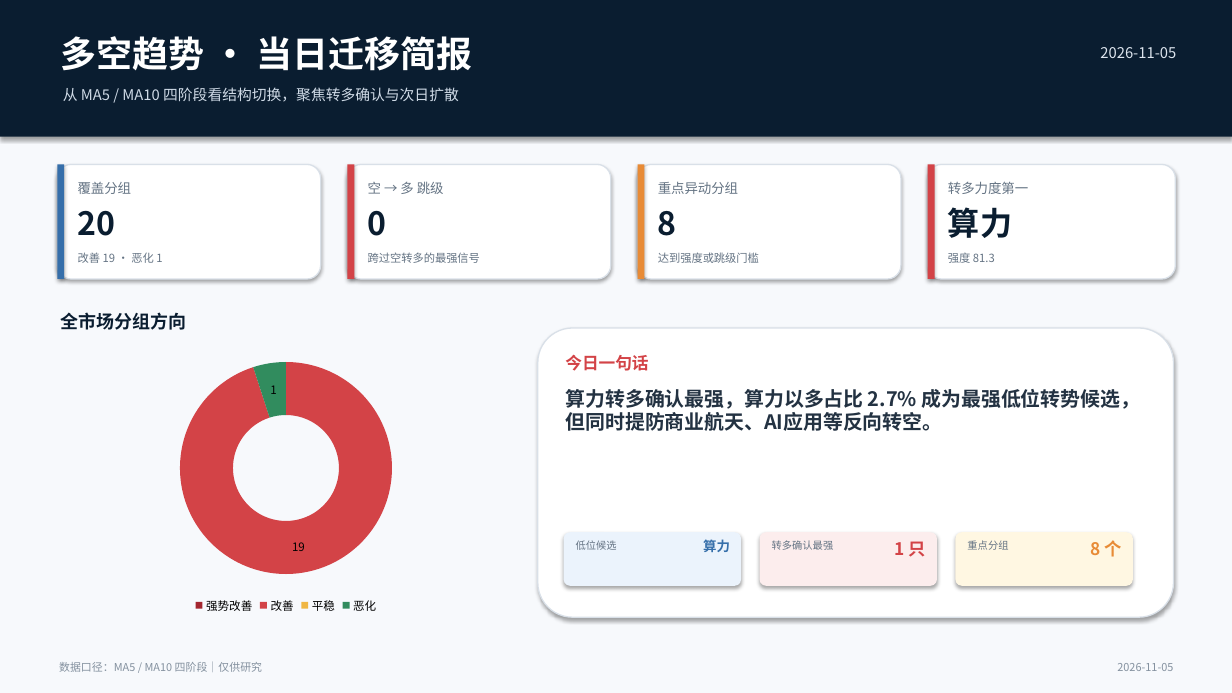
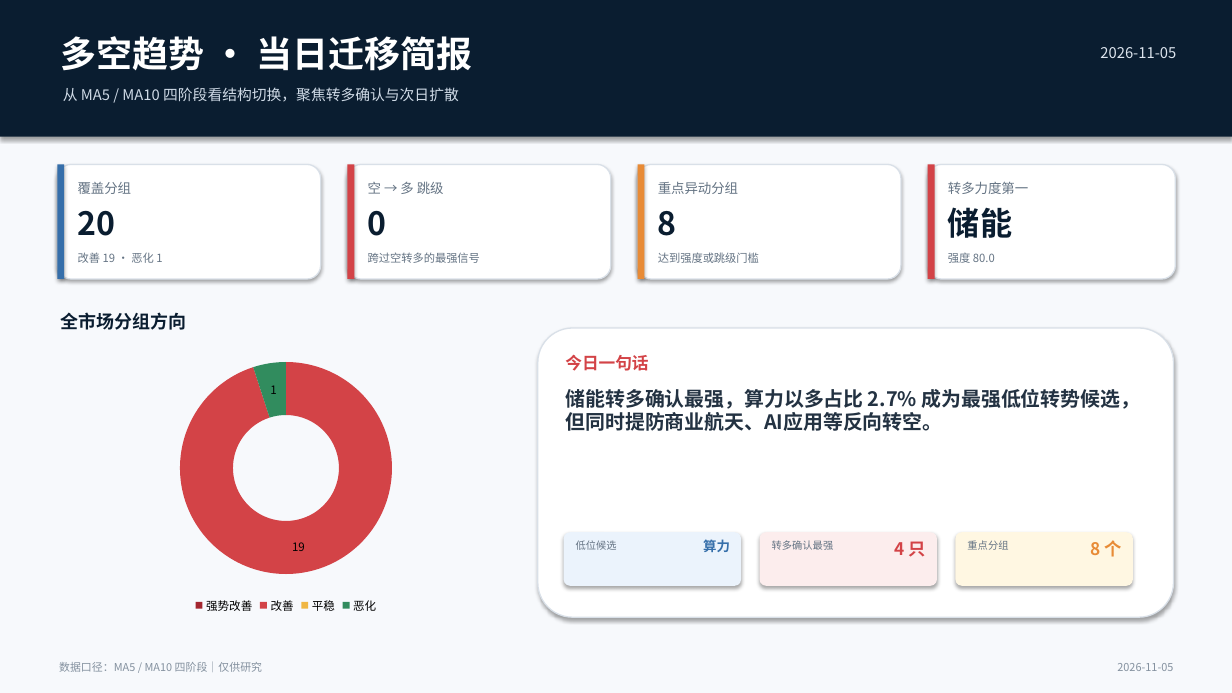
Before and after one commit to nancybhc/a-share-blast-lab, a slide deck: slide 1 of assets/多空阶段简报_2026-11-05.pptx. Drawn at 1232x693 pixels with LibreOffice and Linux fonts; fonts in the diff are those of the drawing. Boxes give left, top, right and bottom in pixels: in the first picture for what was removed or moved away, otherwise in the second. Text is boxed around its words. In the diff, an @@ line names an element or a change of style, - is before the commit and + after.

```diff
--- a/assets/多空阶段简报_2026-11-05.pptx
+++ b/assets/多空阶段简报_2026-11-05.pptx
@@ text at (x1=948, y1=207, x2=1012, y2=238): text changed @@
-算力
+储能
@@ text at (x1=948, y1=253, x2=995, y2=263): text changed @@
-强度 81.3
+强度 80.0
@@ text at (x1=566, y1=389, x2=1141, y2=431): text changed @@
-算力转多确认最强，算力以多占比 2.7% 成为最强低位转势候选，但同时提防商业航天、AI应用等反向转空。
+储能转多确认最强，算力以多占比 2.7% 成为最强低位转势候选，但同时提防商业航天、AI应用等反向转空。
@@ text at (x1=895, y1=541, x2=926, y2=557): text changed @@
-1 只
+4 只
```
Also in this commit, not shown: 3 other slides changed, 11 other files.
